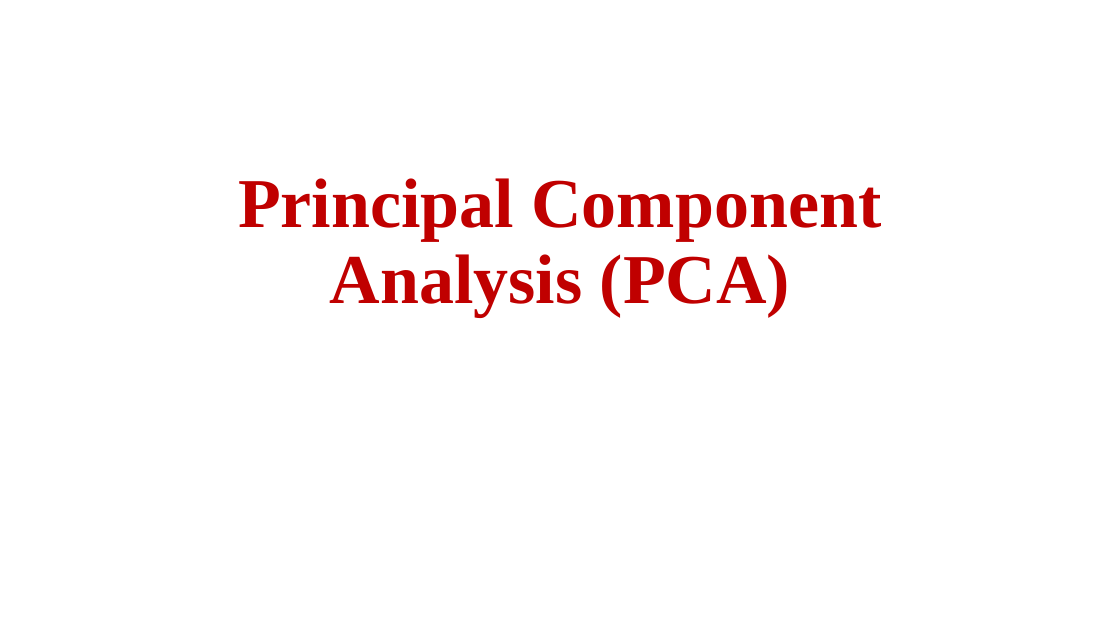
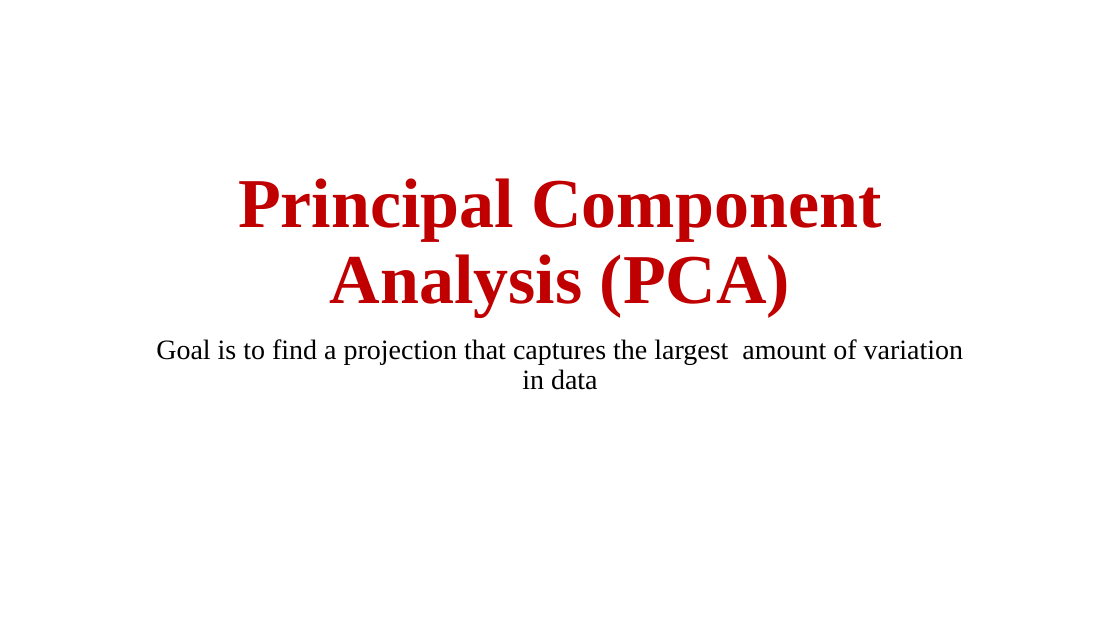
Before and after one commit to skysumitkumar/Du_Mca, a slide deck: slide 1 of 3rd_semester/Data_Science_with_python/PPT/Unit_1/Principal Component Analysis.pptx. Drawn at 1120x630 pixels with LibreOffice and Linux fonts; fonts in the diff are those of the drawing. Boxes give left, top, right and bottom in pixels: in the first picture for what was removed or moved away, otherwise in the second. Text is boxed around its words. In the diff, an @@ line names an element or a change of style, - is before the commit and + after.

Commit message:
Update_PCA

```diff
--- a/3rd_semester/Data_Science_with_python/PPT/Unit_1/Principal Component Analysis.pptx
+++ b/3rd_semester/Data_Science_with_python/PPT/Unit_1/Principal Component Analysis.pptx
@@ subtitle added at box(156, 339, 963, 390), 24 pt, text #000000 @@
+Goal is to find a projection that captures the largest amount of variation in data
```
Also in this commit, not shown: 9 slides removed.
